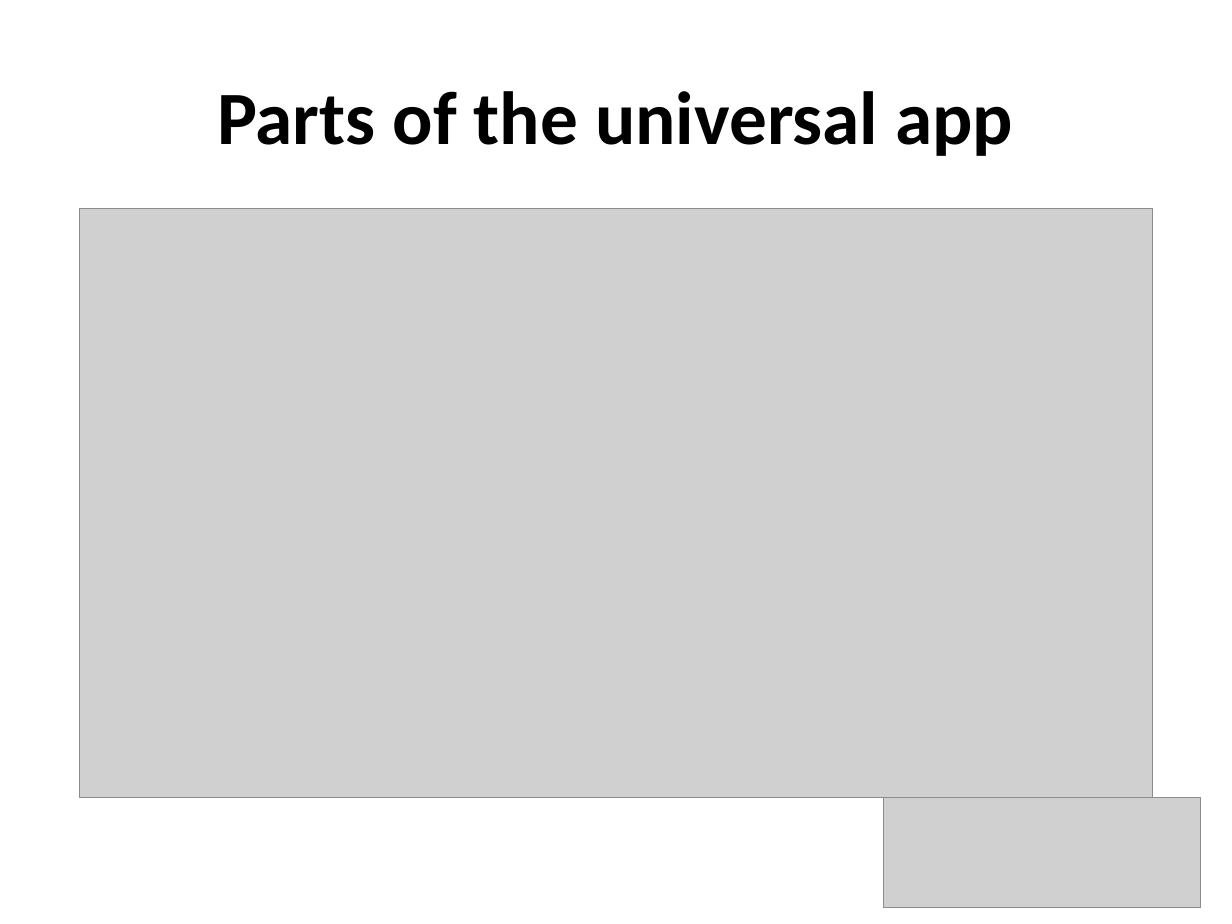
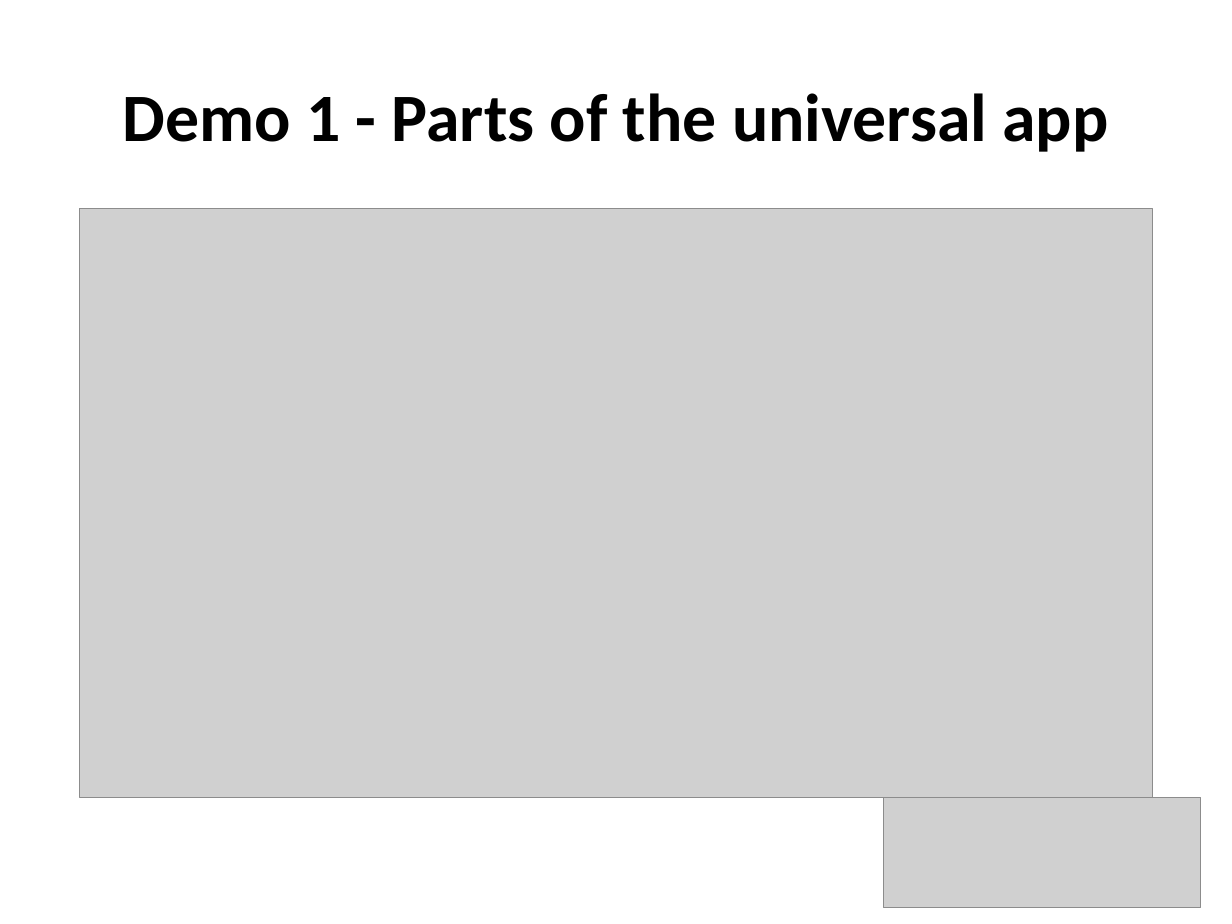
Before and after one commit to underhilld2/UniversalAppPortalClassLibraries, a slide deck: slide 7 of ReCon2014_UniversalAppPortalClassLibraries_Light.pptx. Drawn at 1232x924 pixels with LibreOffice and Linux fonts; fonts in the diff are those of the drawing; grey boxes stand for pictures. Boxes give left, top, right and bottom in pixels: in the first picture for what was removed or moved away, otherwise in the second. Text is boxed around its words. In the diff, an @@ line names an element or a change of style, - is before the commit and + after.

```diff
--- a/ReCon2014_UniversalAppPortalClassLibraries_Light.pptx
+++ b/ReCon2014_UniversalAppPortalClassLibraries_Light.pptx
@@ title at (123,93,1108,152): text changed; size 44 to 39.6 pt @@
-Parts of the universal app
+Demo 1 - Parts of the universal app
```
Also in this commit, not shown: 2 other slides changed.
